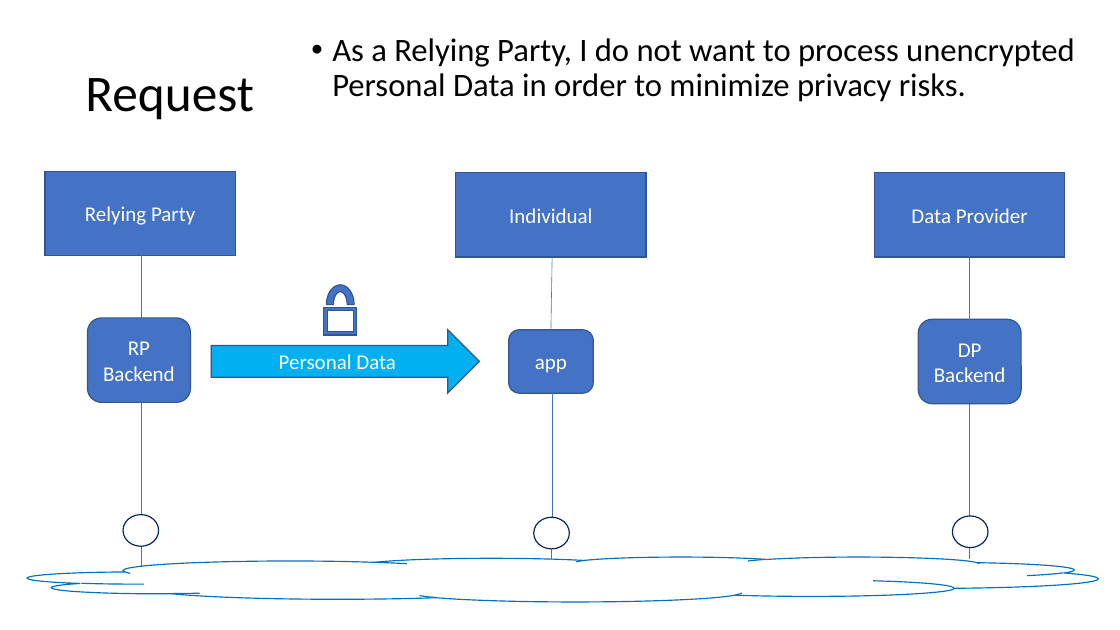
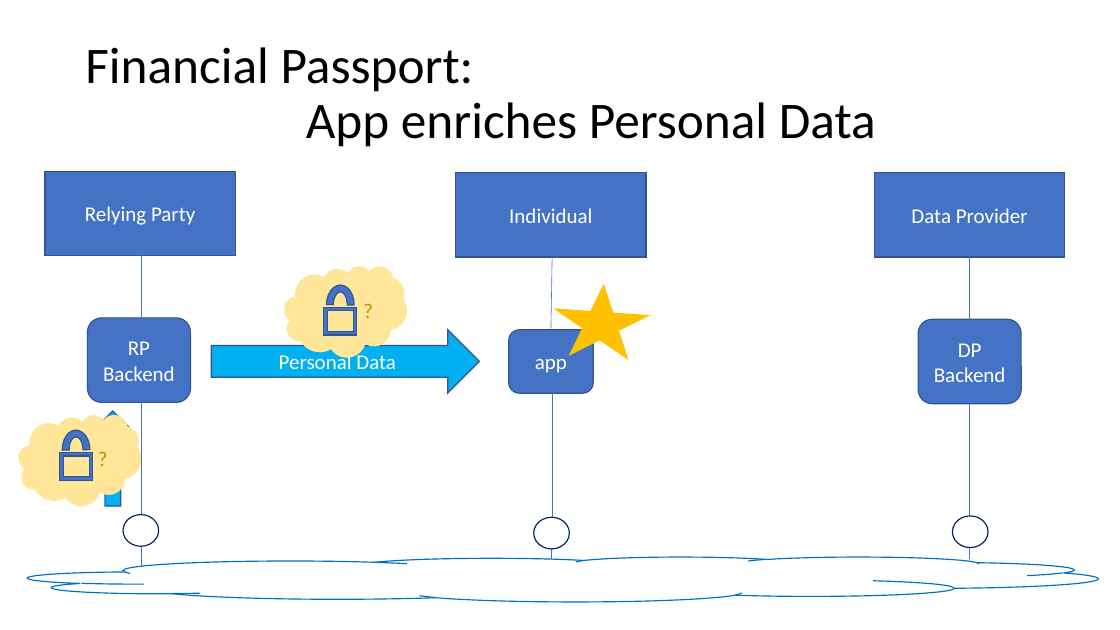
Before and after one commit to qiyfoundation/Qiy-Scheme, a slide deck: slide 5 of end-to-end encryption/QS WSFT Meeting 2019-06-09.pptx. Drawn at 1120x630 pixels with LibreOffice and Linux fonts; fonts in the diff are those of the drawing. Boxes give left, top, right and bottom in pixels: in the first picture for what was removed or moved away, otherwise in the second. Text is boxed around its words. In the diff, an @@ line names an element or a change of style, - is before the commit and + after.

```diff
--- a/end-to-end encryption/QS WSFT Meeting 2019-06-09.pptx
+++ b/end-to-end encryption/QS WSFT Meeting 2019-06-09.pptx
@@ title at (85,47,876,147): text changed @@
-Request
+Financial Passport:
+App enriches Personal Data
@@ text removed at (332,38,1075,102) @@
-• As a Relying Party, I do not want to process unencrypted Personal Data in order to minimize privacy risks.
@@ cloud added at (284,266,407,358), fill #FFE699, 18 pt, text #BF9000 @@
+?
@@ arch (boxed as its full ring) at (326,285,355,325): rotation 0 to 1 degrees @@
@@ star added at (552,282,650,359), fill #FFC000, outline #FFC000 1 pt @@
@@ cloud added at (18,415,141,507), fill #FFE699, 18 pt, text #BF9000 @@
+?
@@ right arrow added at (97,411,129,506), fill #00B0F0, outline #325491 1 pt @@
@@ arch (boxed as its full ring) added at (62,430,90,470), fill #4472C4, outline #325491 1 pt @@
@@ frame added at (60,453,92,481), fill #4472C4, outline #325491 1 pt @@
```
Also in this commit, not shown: 5 other slides changed.
